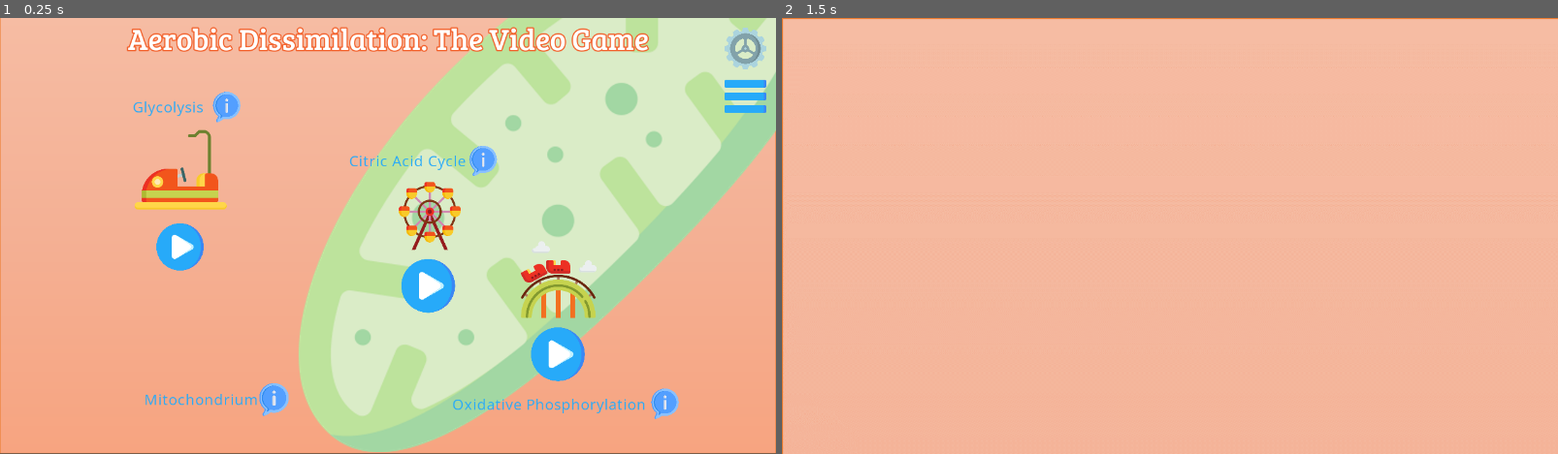
Above: before the commit, frames 1-2 (left to right).
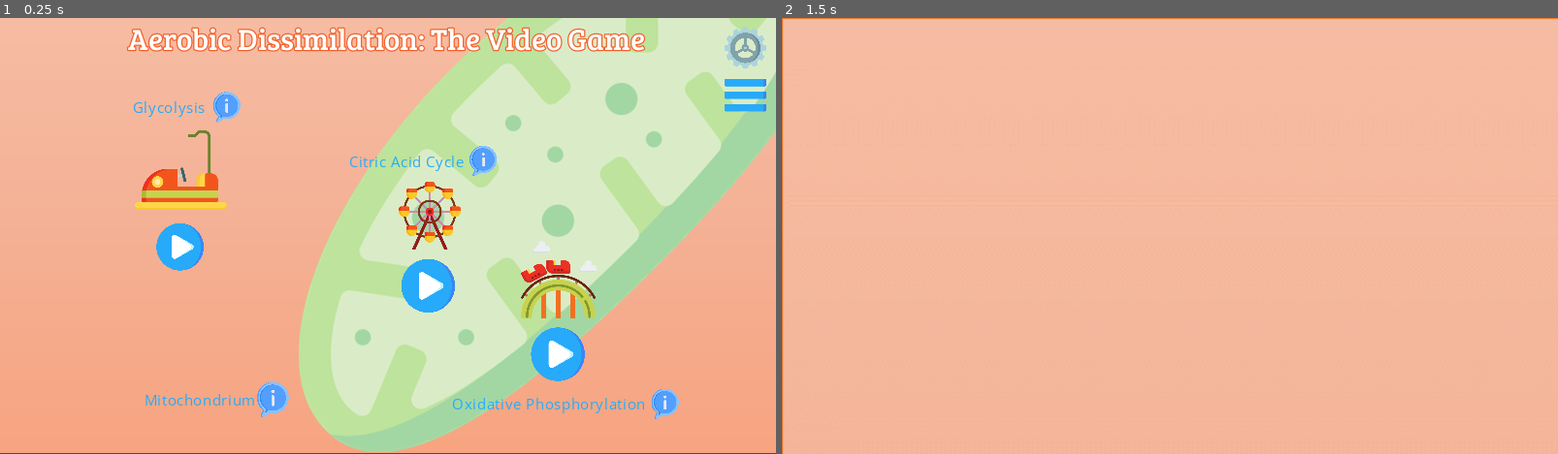
Above: after the commit, the same moments.

Repository: JJWRoeloffs/AerobicDissimilationGame
Game: Godot game, scene res://src/scenes/Main.tscn
The game is run twice, just before and just after one commit, with the same random seed, the same clock (stepped at 60 frames per second) and the same inputs. The project has no main scene, so this scene is started directly.
Inputs (mouse positions are in pixels of both pictures, inside the frame that each line leads up to):
- Up to frame 1 (0.25 s): no input
- Up to frame 2 (1.5 s): click (960, 249) at 0.5 s; tap Enter at 1.25 s; hold I (open_info) from 1.28 s (still down)

The runs differ from the first frame. In frame 1, 3.8% of the frame differs, in the area x 0-100%, y 0-100%; in frame 2, less than 0.1%.

Commit message:
Backport project.godot from feature/glycolysis

Diff:
--- a/project.godot
+++ b/project.godot
@@ -26,6 +26,8 @@
 
 window/size/width=1280
 window/size/height=720
+window/stretch/mode="2d"
+window/stretch/aspect="keep"
 
 [input]
 
@@ -39,6 +41,30 @@
 "events": [ Object(InputEventKey,"resource_local_to_scene":false,"resource_name":"","device":0,"alt":false,"shift":false,"control":false,"meta":false,"command":false,"pressed":false,"scancode":73,"unicode":0,"echo":false,"script":null)
  ]
 }
+move_right={
+"deadzone": 0.5,
+"events": [ Object(InputEventKey,"resource_local_to_scene":false,"resource_name":"","device":0,"alt":false,"shift":false,"control":false,"meta":false,"command":false,"pressed":false,"scancode":68,"unicode":0,"echo":false,"script":null)
+, Object(InputEventKey,"resource_local_to_scene":false,"resource_name":"","device":0,"alt":false,"shift":false,"control":false,"meta":false,"command":false,"pressed":false,"scancode":16777233,"unicode":0,"echo":false,"script":null)
+ ]
+}
+move_left={
+"deadzone": 0.5,
+"events": [ Object(InputEventKey,"resource_local_to_scene":false,"resource_name":"","device":0,"alt":false,"shift":false,"control":false,"meta":false,"command":false,"pressed":false,"scancode":65,"unicode":0,"echo":false,"script":null)
+, Object(InputEventKey,"resource_local_to_scene":false,"resource_name":"","device":0,"alt":false,"shift":false,"control":false,"meta":false,"command":false,"pressed":false,"scancode":16777231,"unicode":0,"echo":false,"script":null)
+ ]
+}
+move_up={
+"deadzone": 0.5,
+"events": [ Object(InputEventKey,"resource_local_to_scene":false,"resource_name":"","device":0,"alt":false,"shift":false,"control":false,"meta":false,"command":false,"pressed":false,"scancode":87,"unicode":0,"echo":false,"script":null)
+, Object(InputEventKey,"resource_local_to_scene":false,"resource_name":"","device":0,"alt":false,"shift":false,"control":false,"meta":false,"command":false,"pressed":false,"scancode":16777232,"unicode":0,"echo":false,"script":null)
+ ]
+}
+move_down={
+"deadzone": 0.5,
+"events": [ Object(InputEventKey,"resource_local_to_scene":false,"resource_name":"","device":0,"alt":false,"shift":false,"control":false,"meta":false,"command":false,"pressed":false,"scancode":83,"unicode":0,"echo":false,"script":null)
+, Object(InputEventKey,"resource_local_to_scene":false,"resource_name":"","device":0,"alt":false,"shift":false,"control":false,"meta":false,"command":false,"pressed":false,"scancode":16777234,"unicode":0,"echo":false,"script":null)
+ ]
+}
 
 [rendering]
 
